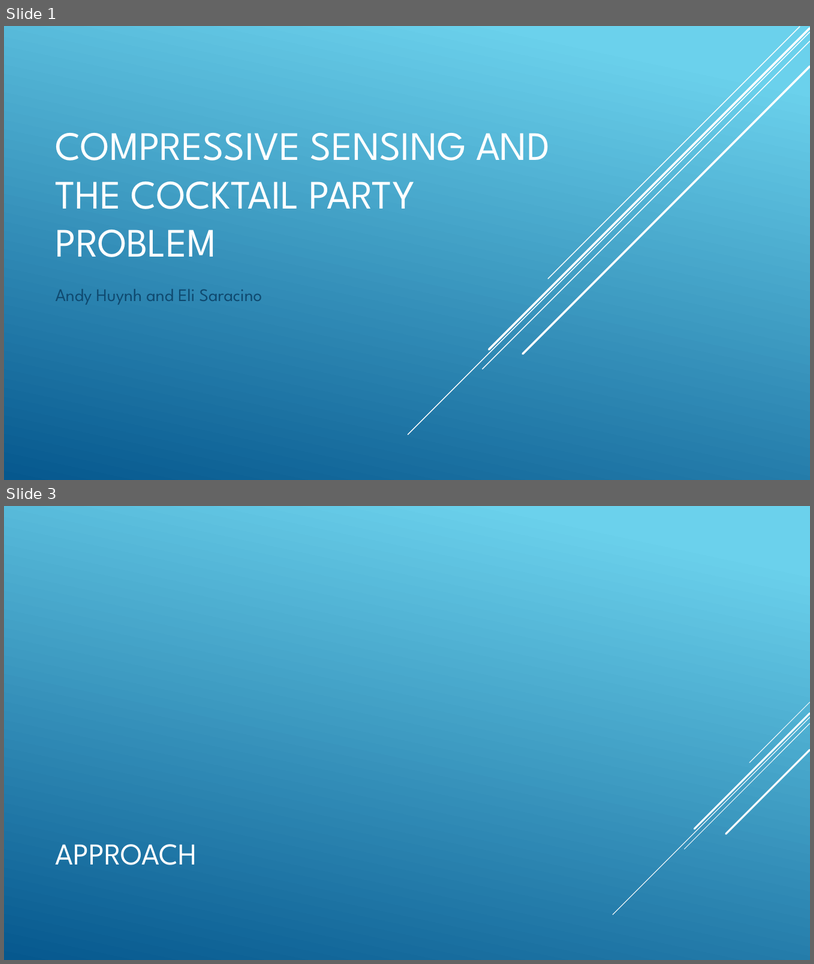
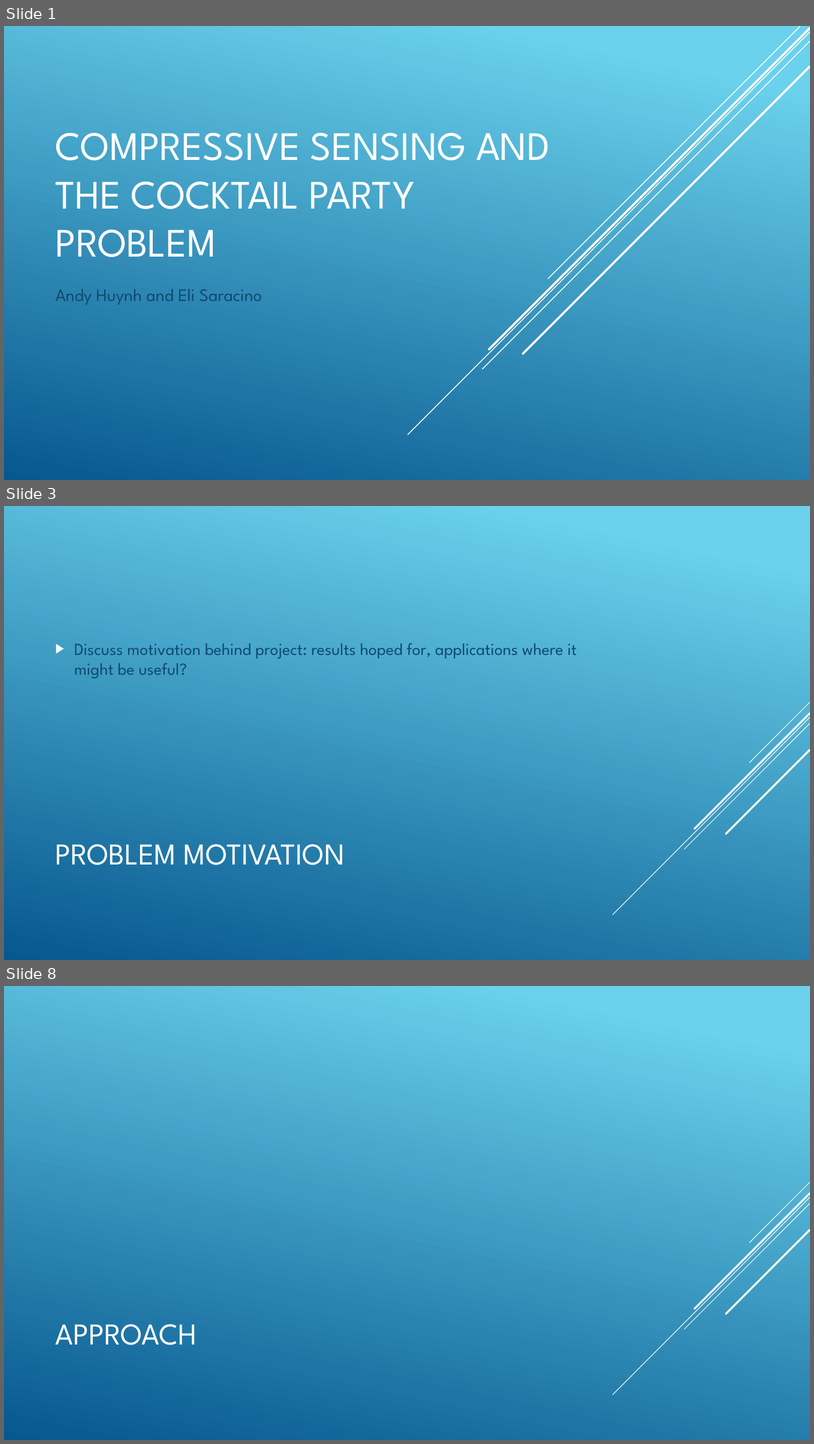
Before and after one commit to esaracin/compressive-sensing-cocktail-party-problem, a slide deck: slide/slides.pptx. Shown one above the other, each under a label of ours: slides 1 and 3 before the commit, slides 1, 3 and 8 after it; the slides between them are not shown. The pictures are 814x964 and 814x1444 pixels, drawn with LibreOffice and Linux fonts; fonts in the diff are those of the drawing. Boxes give left, top, right and bottom in pixels: in the first picture for what was removed or moved away, otherwise in the second. Text is boxed around its words. In the diff, an @@ line names an element or a change of style, - is before the commit and + after.

```diff
--- a/slide/slides.pptx
+++ b/slide/slides.pptx
@@ slide 3 added at [4, 506, 810, 960], background gradient #6ED2EB to #06588E; not listed: 5 template elements that a slide beside it also shows @@
@@ text added at [74, 643, 577, 678], 20 pt, text #0F496F @@
+▶ Discuss motivation behind project: results hoped for, applications where it might be useful?
@@ title added at [56, 844, 345, 865], 36 pt, text #FFFFFF @@
+PROBLEM MOTIVATION
@@ what was slide 3 is now slide 8 @@
```
Also in this commit, not shown: 1 slide changed, 4 other slides added.
